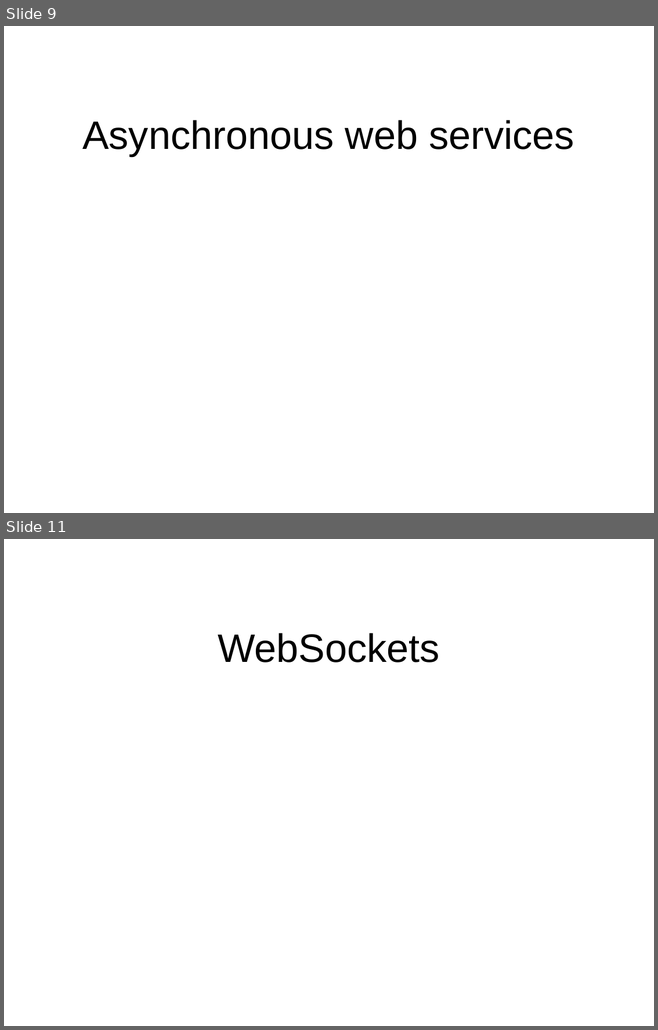
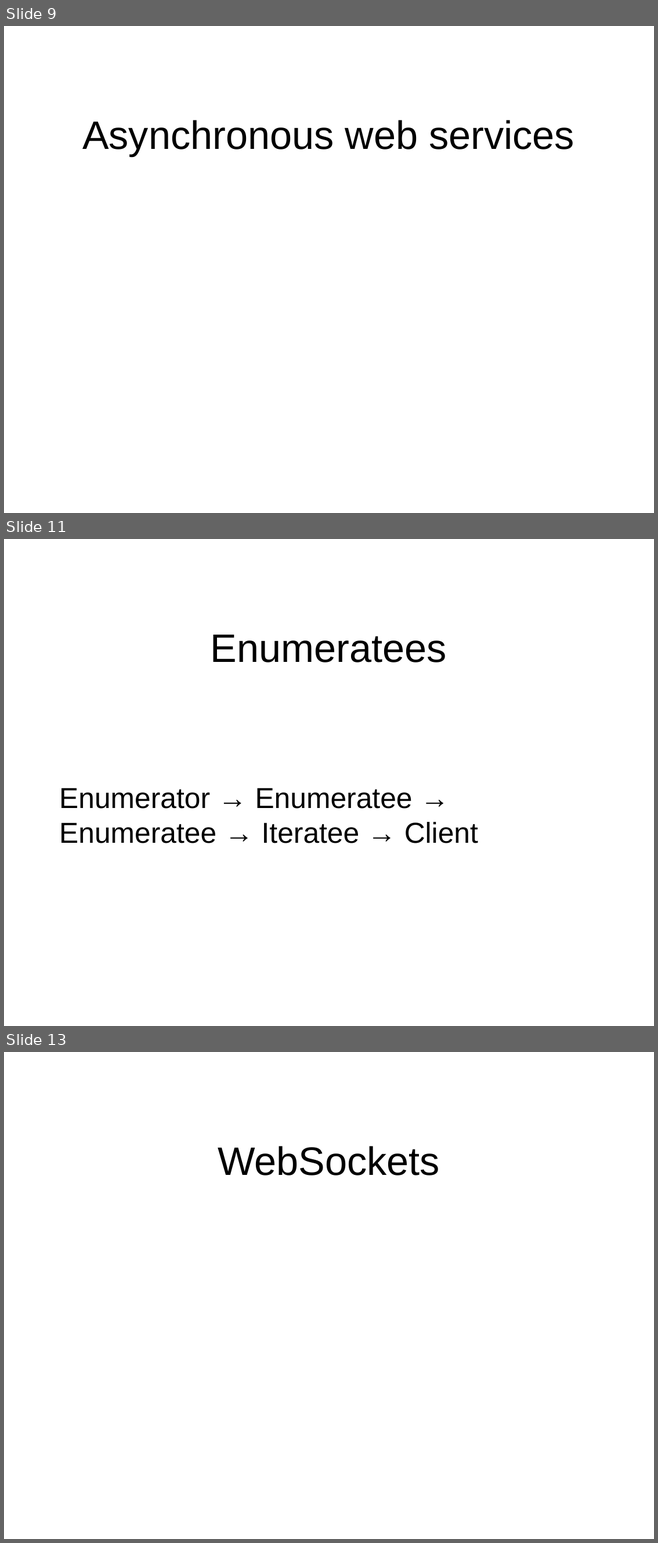
Before and after one commit to oscarrenalias/wjax-2012-play-async-apps, a slide deck: presentation/Asynchronous web apps with Play Framework 2.0.potx. Shown one above the other, each under a label of ours: slides 9 and 11 before the commit, slides 9, 11 and 13 after it; the slides between them are not shown. The pictures are 658x1030 and 658x1543 pixels, drawn with LibreOffice and Linux fonts; fonts in the diff are those of the drawing; background and template pictures are left out. Boxes give left, top, right and bottom in pixels: in the first picture for what was removed or moved away, otherwise in the second. Text is boxed around its words. In the diff, an @@ line names an element or a change of style, - is before the commit and + after.

```diff
--- a/presentation/Asynchronous web apps with Play Framework 2.0.potx
+++ b/presentation/Asynchronous web apps with Play Framework 2.0.potx
@@ slide 11 added at bbox=[4, 539, 654, 1026], background picture (left out) @@
@@ title added at bbox=[210, 635, 447, 663], 44 pt, text #000000 @@
+Enumeratees
@@ text added at bbox=[59, 788, 478, 843], 32 pt, text #000000 @@
+Enumerator → Enumeratee → Enumeratee → Iteratee → Client
@@ what was slide 11 is now slide 13 @@
```
Also in this commit, not shown: 2 other slides added, 1 slide removed.
